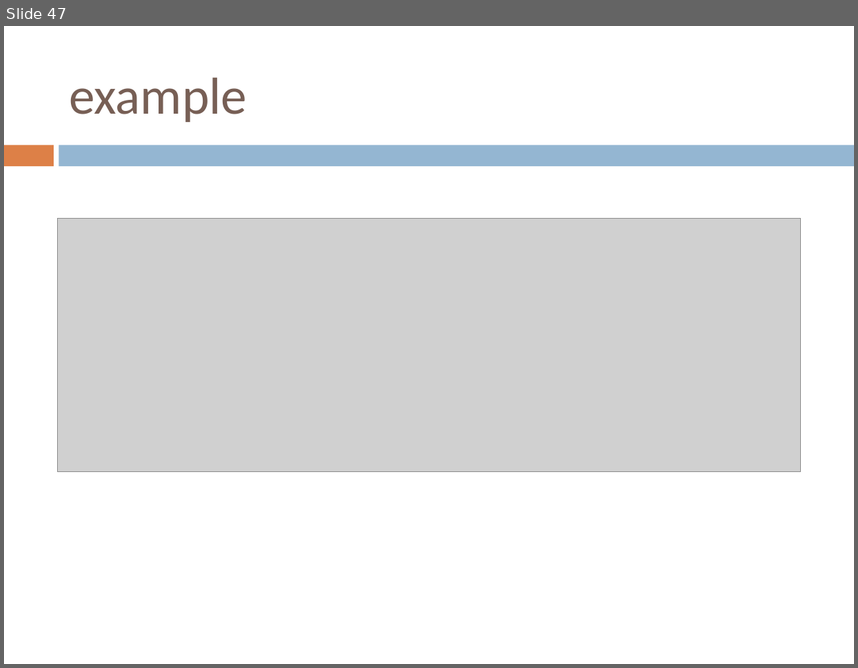
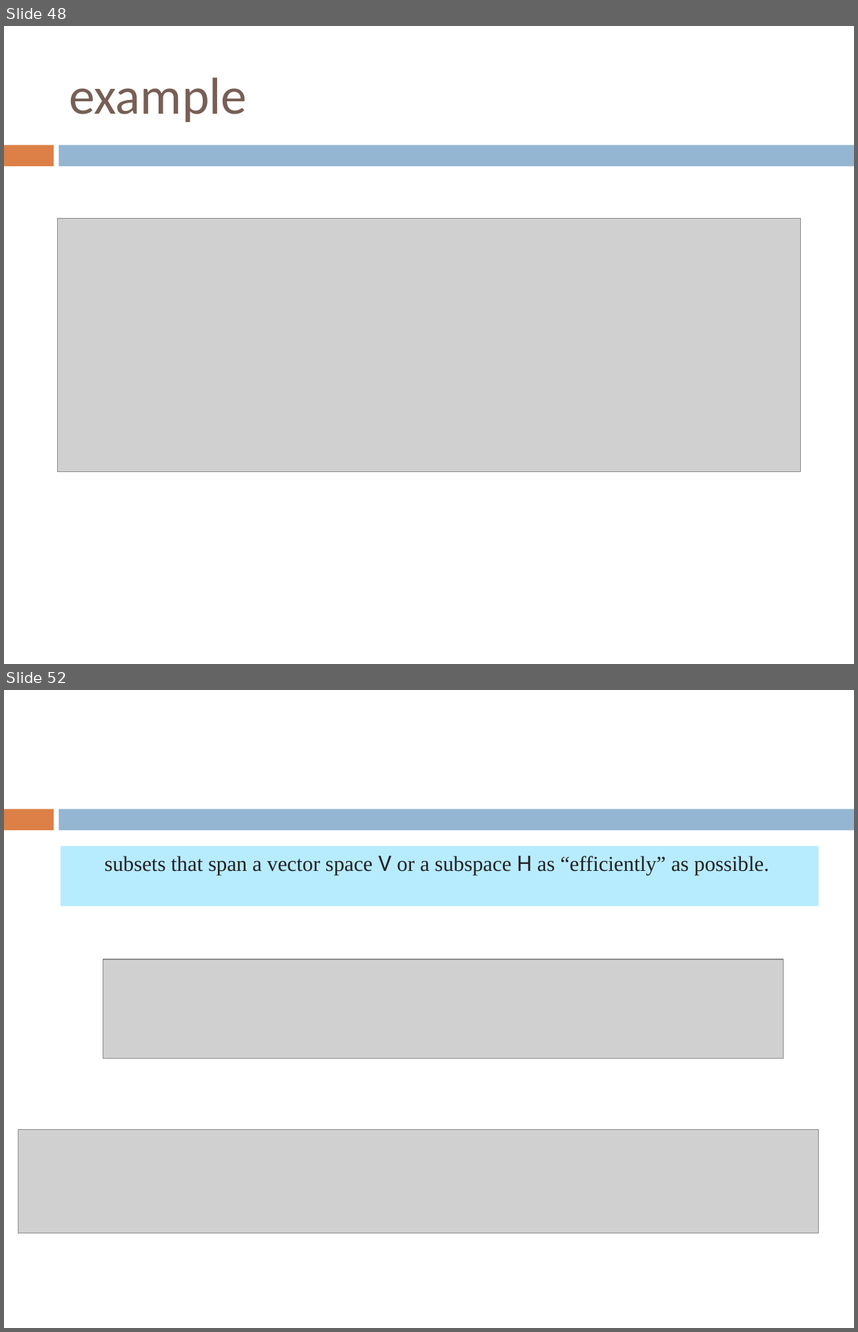
Before and after one commit to AUT-CE-Archive/AUT-CE-LA, a slide deck: Slides/4 - vector space.pptx. Shown one above the other, each under a label of ours: slide 47 before the commit, slides 48 and 52 after it; the slides between them are not shown. The pictures are 858x668 and 858x1332 pixels, drawn with LibreOffice and Linux fonts; fonts in the diff are those of the drawing; grey boxes stand for pictures. Boxes give left, top, right and bottom in pixels: in the first picture for what was removed or moved away, otherwise in the second. Text is boxed around its words. In the diff, an @@ line names an element or a change of style, - is before the commit and + after.

```diff
--- a/Slides/4 - vector space.pptx
+++ b/Slides/4 - vector space.pptx
@@ slide 52 added at bbox=[4, 690, 854, 1328], background #FFFFFF; not listed: 2 template elements that a slide beside it also shows @@
@@ rectangle added at bbox=[61, 845, 819, 906], fill #B7ECFF, 18 pt, text #242021 @@
+subsets that span a vector space V or a subspace H as “efficiently” as possible.
@@ picture added at bbox=[103, 960, 784, 1058] @@
@@ picture added at bbox=[18, 1130, 819, 1233] @@
@@ what was slide 47 is now slide 48 @@
```
Also in this commit, not shown: 18 other slides added, 1 slide removed, 1 other file.
